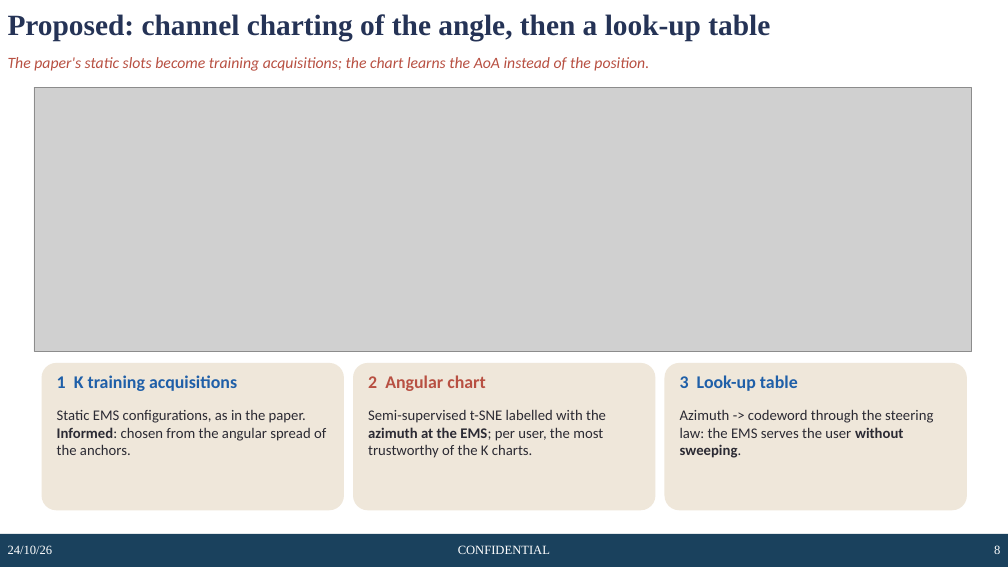
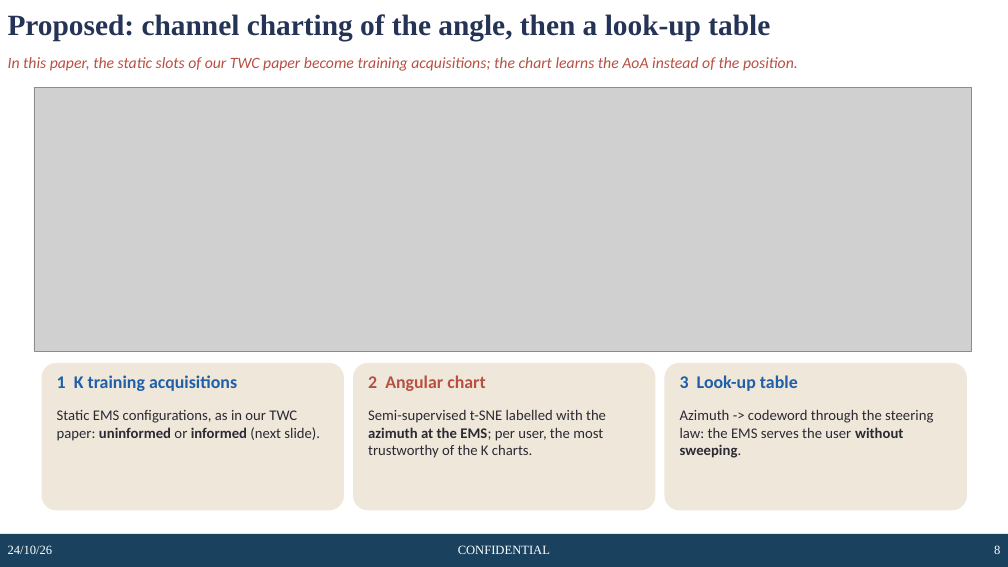
Before and after one commit to rizianno/Channel-charting-in-smart-radio-environments, a slide deck: slide 8 of slides/CC_EMS_configuration_slides.pptx. Drawn at 1008x567 pixels with LibreOffice and Linux fonts; fonts in the diff are those of the drawing; grey boxes stand for pictures; background and template pictures are left out. Boxes give left, top, right and bottom in pixels: in the first picture for what was removed or moved away, otherwise in the second. Text is boxed around its words. In the diff, an @@ line names an element or a change of style, - is before the commit and + after.

```diff
--- a/slides/CC_EMS_configuration_slides.pptx
+++ b/slides/CC_EMS_configuration_slides.pptx
@@ text at (8,57,798,71): text changed @@
-The paper's static slots become training acquisitions; the chart learns the AoA instead of the position.
+In this paper, the static slots of our TWC paper become training acquisitions; the chart learns the AoA instead of the position.
@@ text at (57,410,320,441): text changed @@
-Static EMS configurations, as in the paper. Informed: chosen from the angular spread of the anchors.
+Static EMS configurations, as in our TWC paper: uninformed or informed (next slide).
```
Also in this commit, not shown: 11 other slides changed, 1 slide added, 47 other files.
